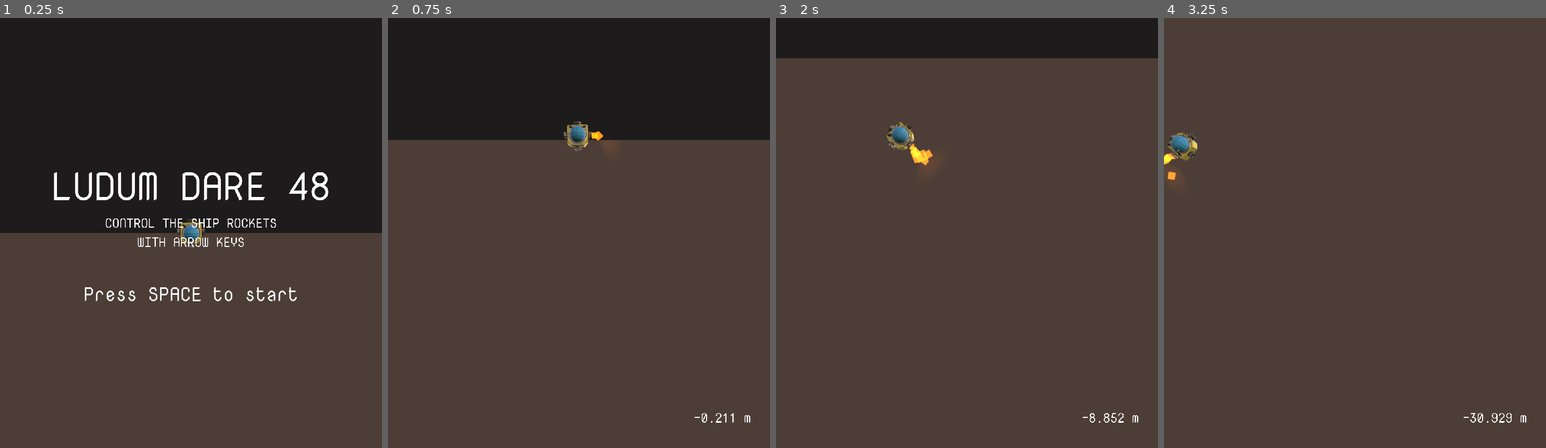
Above: before the commit, frames 1-4 (left to right).
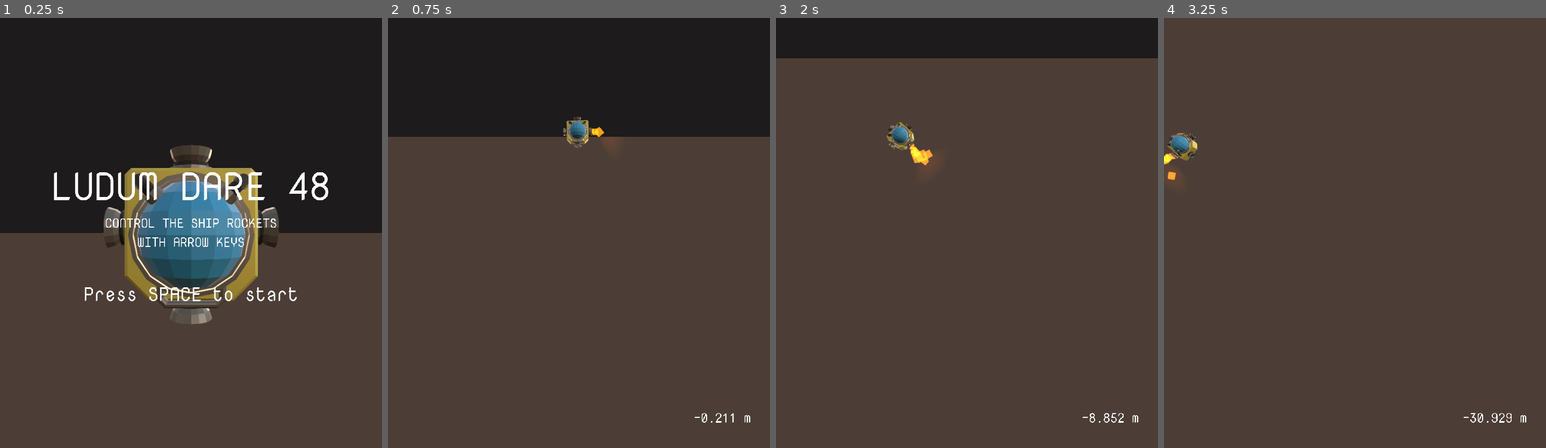
Above: after the commit, the same moments.

Repository: marksteve/SudoXE
Game: Godot game, scene res://Main.tscn
Same seed, same stepped clock (60 frames per second), same inputs: the game is played once before the commit and once after it.
Inputs:
- Up to frame 1 (0.25 s): no input
- Up to frame 2 (0.75 s): tap Space at 0.5 s; hold Right (ui_right) from 0.53 s (still down)
- Up to frame 3 (2 s): tap Enter (ui_accept) at 0.77, 1.52 s; release Right (ui_right) at 1.28 s; hold Down (ui_down) from 1.28 s (still down)
- Up to frame 4 (3.25 s): release Down (ui_down) at 2.03 s; hold Right (ui_right) 2.03-2.78 s; hold Up (ui_up) from 2.78 s (still down); tap Enter (ui_accept) at 3.02 s

The runs differ from the first frame. In frame 1, 9.7% of the frame differs, in the area x 27-73%, y 29-72%; in frame 2, 1.1%; in frame 3, less than 0.1%; in frame 4, less than 0.1%.

Commit message:
Adjust initial camera position

Diff:
--- a/Camera.gd
+++ b/Camera.gd
@@ -20,6 +20,7 @@
 	noise.octaves = 2
 
 func _process(delta):
+	self.translation.z = lerp(self.translation.z, 30, 0.2)
 	self.translation.y = lerp(self.translation.y, ship.translation.y - 10, 0.2)
 	if shake_amount > 0.0:
 		shake(shake_amount)
--- a/Main.tscn
+++ b/Main.tscn
@@ -59,7 +59,7 @@
 [node name="Main" type="Spatial"]
 
 [node name="Camera" type="Camera" parent="."]
-transform = Transform( 1, 0, 0, 0, 1, 0, 0, 0, 1, 0, 0, 30 )
+transform = Transform( 1, 0, 0, 0, 1, 0, 0, 0, 1, 0, 0, 5 )
 current = true
 script = ExtResource( 2 )
 
